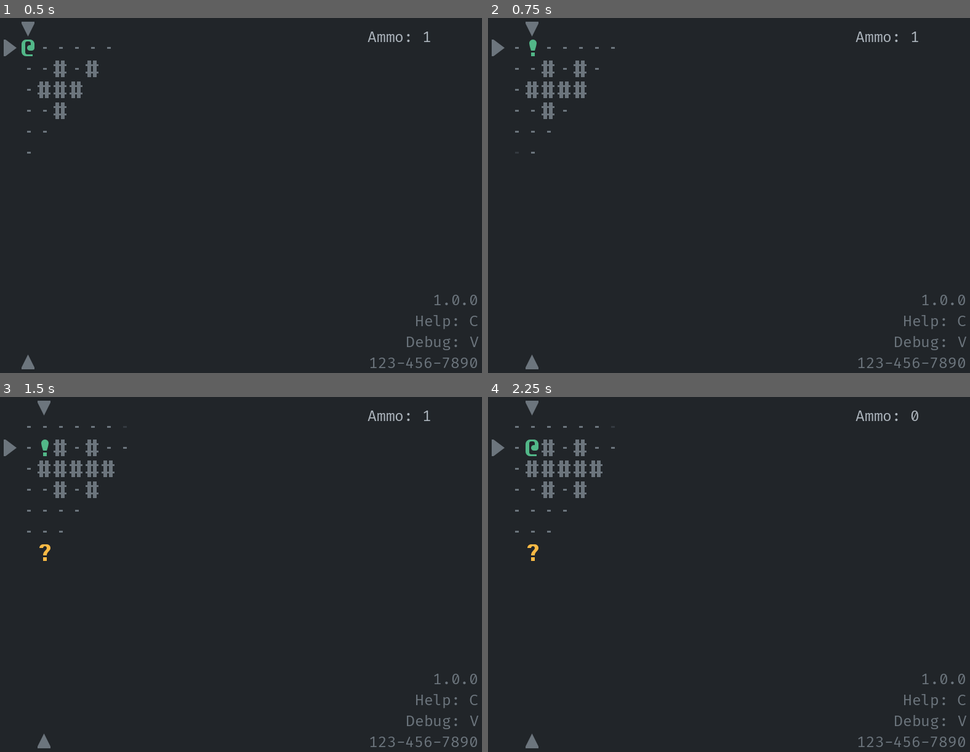
Above: before the commit, frames 1-4 (two rows, left to right).
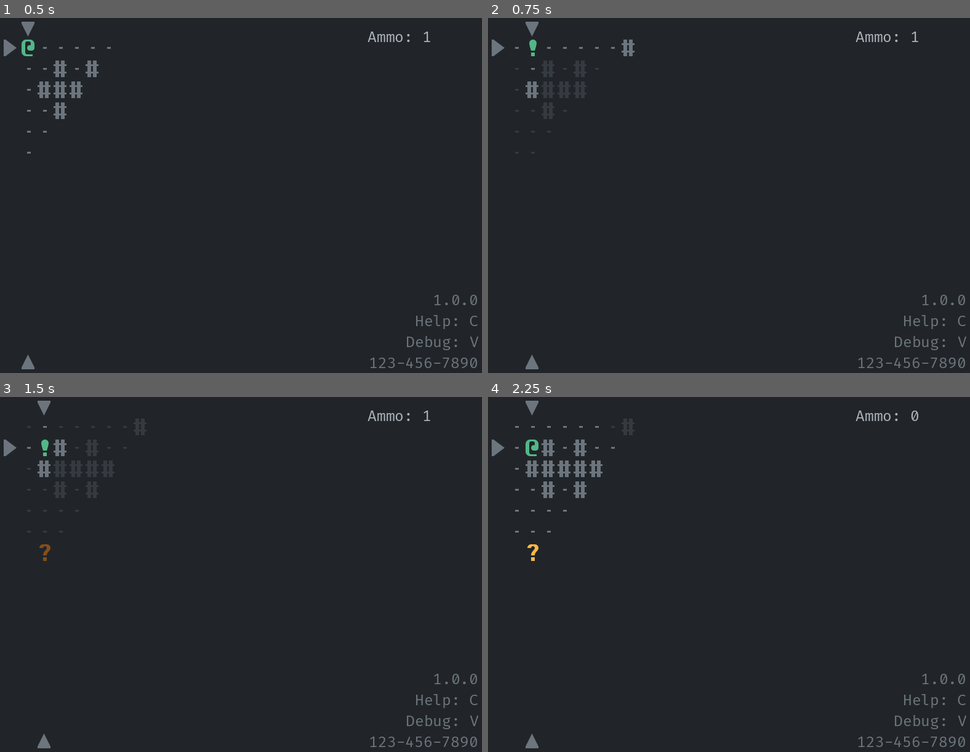
Above: after the commit, the same moments.

Repository: Bozar/godot-4-roguelike-tutorial
Game: Godot game, scene res://scene/main/main_screen.tscn
The game is run twice, just before and just after one commit, with the same random seed, the same clock (stepped at 60 frames per second) and the same inputs.
Inputs:
- Up to frame 1 (0.5 s): no input
- Up to frame 2 (0.75 s): tap Enter at 0.5 s; hold D (move_right) from 0.53 s (still down); tap Space (aim) at 0.6 s
- Up to frame 3 (1.5 s): tap Space (aim) at 1.25, 1.35 s; release D (move_right) at 1.28 s; hold S (move_down) from 1.28 s (still down)
- Up to frame 4 (2.25 s): tap Enter at 2 s; release S (move_down) at 2.03 s; hold D (move_right) from 2.03 s (still down); tap Space (aim) at 2.1 s

Frame 1 is identical in both runs. In frame 2, 0.6% of the frame differs, in the area x 5-31%, y 6-39%; in frame 3, 0.7%, in the area x 5-27%, y 8-47%; in frame 4, less than 0.1%.

Commit message:
Implement CrossFov.

Diff:
--- a/library/cast_ray.gd
+++ b/library/cast_ray.gd
@@ -5,21 +5,12 @@
 # is_obstacle_args: Array) -> bool
 static func get_coords(source_coord: Vector2i, target_coord: Vector2i,
         is_obstacle: Callable, is_obstacle_args: Array) -> Array:
-    var direction: Vector2i
+    var direction: Vector2i = ConvertCoord.get_direction(source_coord,
+            target_coord)
     var ray_coords: Array = []
     var this_coord: Vector2i
 
-    if source_coord.x == target_coord.x:
-        if source_coord.y > target_coord.y:
-            direction = Vector2i.UP
-        elif source_coord.y < target_coord.y:
-            direction = Vector2i.DOWN
-    elif source_coord.y == target_coord.y:
-        if source_coord.x > target_coord.x:
-            direction = Vector2i.LEFT
-        elif source_coord.x < target_coord.x:
-            direction = Vector2i.RIGHT
-    else:
+    if direction == Vector2i.ZERO:
         push_error("Invalid coords: %s, %s" % [source_coord, target_coord])
         return ray_coords
 
--- a/library/convert_coord.gd
+++ b/library/convert_coord.gd
@@ -27,3 +27,17 @@
 static func is_in_range(this_coord: Vector2i, that_coord: Vector2i,
         max_range: int) -> bool:
     return get_range(this_coord, that_coord) <= max_range
+
+
+static func get_direction(from_coord: Vector2i, to_coord: Vector2i) -> Vector2i:
+    if from_coord.x == to_coord.x:
+        if to_coord.y < from_coord.y:
+            return Vector2i.UP
+        elif to_coord.y > from_coord.y:
+            return Vector2i.DOWN
+    elif from_coord.y == to_coord.y:
+        if to_coord.x > from_coord.x:
+            return Vector2i.RIGHT
+        elif to_coord.x < from_coord.x:
+            return Vector2i.LEFT
+    return Vector2i.ZERO
--- /dev/null
+++ b/library/cross_fov.gd
@@ -0,0 +1,95 @@
+class_name CrossFov
+
+
+# _set_fov_value(coord: Vector2i, fov_map: Dictionary, fov_flag: int,
+#       is_truthy: bool) -> void
+# is_obstacle(from_coord: Vector2i, to_coord: Vector2i, opt_args: Array) -> bool
+static func get_fov_map(source: Vector2i, out_fov_map: Dictionary,
+        set_fov_value: Callable, is_obstacle: Callable, is_obstacle_args: Array,
+        fov_data: FovData) -> void:
+
+    fov_data.min_y = _get_end_point(source, Vector2i.UP,
+            is_obstacle, is_obstacle_args).y
+    fov_data.min_x = _get_end_point(source, Vector2i.LEFT,
+            is_obstacle, is_obstacle_args).x
+
+    fov_data.max_y = _get_end_point(source, Vector2i.DOWN,
+            is_obstacle, is_obstacle_args).y
+    fov_data.max_x = _get_end_point(source, Vector2i.RIGHT,
+            is_obstacle, is_obstacle_args).x
+
+    _set_fov_map(source, out_fov_map, set_fov_value, fov_data)
+
+
+static func _get_end_point(source: Vector2i, direction: Vector2i,
+        is_obstacle: Callable, is_obstacle_args: Array) -> Vector2i:
+    var coords: Array
+
+    coords = CastRay.get_coords(source, source + direction, is_obstacle,
+            is_obstacle_args)
+    coords = CastRay.trim_coords(coords, true, false)
+    if coords.is_empty():
+        return source
+    return coords.pop_back()
+
+
+static func _set_fov_map(source: Vector2i, out_fov_map: Dictionary,
+        set_fov_value: Callable, fov_data: FovData) -> void:
+    var coord: Vector2i = Vector2i(0, 0)
+
+    for x: int in range(0, DungeonSize.MAX_X):
+        for y: int in range(0, DungeonSize.MAX_Y):
+            coord.x = x
+            coord.y = y
+            if (x >= source.x - fov_data.half_width) \
+                    and (x <= source.x + fov_data.half_width) \
+                    and (y >= fov_data.min_y) and (y <= fov_data.max_y):
+                set_fov_value.call(coord, out_fov_map, PcFov.IS_IN_SIGHT_FLAG,
+                        true)
+            elif (y >= source.y - fov_data.half_width) \
+                    and (y <= source.y + fov_data.half_width) \
+                    and (x >= fov_data.min_x) and (x <= fov_data.max_x):
+                set_fov_value.call(coord, out_fov_map, PcFov.IS_IN_SIGHT_FLAG,
+                        true)
+            else:
+                set_fov_value.call(coord, out_fov_map, PcFov.IS_IN_SIGHT_FLAG,
+                        false)
+
+
+class FovData:
+    var half_width: int:
+        get:
+            return _half_width
+    var up: int:
+        get:
+            return _up
+    var down: int:
+        get:
+            return _down
+    var left: int:
+        get:
+            return _left
+    var right: int:
+        get:
+            return _right
+
+    var min_x: int
+    var max_x: int
+    var min_y: int
+    var max_y: int
+
+
+    var _half_width: int
+    var _up: int
+    var _down: int
+    var _left: int
+    var _right: int
+
+
+    func _init(half_width_: int, up_: int, right_: int, down_: int,
+            left_: int) -> void:
+        _half_width = half_width_
+        _up = up_
+        _right = right_
+        _down = down_
+        _left = left_
--- a/library/game_data.gd
+++ b/library/game_data.gd
@@ -8,3 +8,5 @@
 const HIT_BACK: int = 1
 
 const PC_SIGHT_RANGE: int = 5
+const PC_AIM_RANGE: int = 7
+const CROSS_FOV_WIDTH: int = 0
--- a/scene/main/pc_action.gd
+++ b/scene/main/pc_action.gd
@@ -34,7 +34,7 @@
 func _on_Schedule_turn_started(sprite: Sprite2D) -> void:
     if not sprite.is_in_group(SubTag.PC):
         return
-    _ref_PcFov.render_fov(_pc)
+    _ref_PcFov.render_fov(_pc, _game_mode)
 
 
 func _on_PlayerInput_action_pressed(input_tag: StringName) -> void:
@@ -43,6 +43,7 @@
     match input_tag:
         InputTag.AIM:
             _game_mode = _aim(_pc, _ammo, _game_mode)
+            _ref_PcFov.render_fov(_pc, _game_mode)
             return
         InputTag.MOVE_LEFT:
             coord = Vector2i.LEFT
--- a/scene/main/pc_fov.gd
+++ b/scene/main/pc_fov.gd
@@ -16,21 +16,33 @@
 
 
 var _fov_map: Dictionary
+var _cross_fov_data: CrossFov.FovData
 
 
 func _ready() -> void:
     _fov_map = Map2D.init_map(DEFAULT_FOV_FLAG)
+    _cross_fov_data = CrossFov.FovData.new(
+        GameData.CROSS_FOV_WIDTH,
+        GameData.PC_AIM_RANGE,
+        GameData.PC_AIM_RANGE,
+        GameData.PC_AIM_RANGE,
+        GameData.PC_AIM_RANGE,
+    )
 
 
-func render_fov(pc: Sprite2D) -> void:
+func render_fov(pc: Sprite2D, game_mode: int) -> void:
     if NO_FOV:
         return
 
     var pc_coord: Vector2i = ConvertCoord.get_coord(pc)
     var this_coord: Vector2i = Vector2i(0, 0)
 
-    DiamondFov.get_fov_map(pc_coord, _fov_map, _set_fov_value,
-            GameData.PC_SIGHT_RANGE)
+    if game_mode == PcAction.AIM_MODE:
+        CrossFov.get_fov_map(pc_coord, _fov_map, _set_fov_value,
+                _block_cross_fov_ray, [_cross_fov_data], _cross_fov_data)
+    else:
+        DiamondFov.get_fov_map(pc_coord, _fov_map, _set_fov_value,
+                GameData.PC_SIGHT_RANGE)
 
     for x: int in range(0, DungeonSize.MAX_X):
         for y: int in range(DungeonSize.MAX_Y):
@@ -118,3 +130,32 @@
 
 func _sort_by_z_index(this: Sprite2D, that: Sprite2D) -> bool:
     return this.z_index < that.z_index
+
+
+func _block_cross_fov_ray(from_coord: Vector2i, to_coord: Vector2i,
+        args: Array) -> bool:
+    var fov_data: CrossFov.FovData = args[0]
+    var direction: Vector2i = ConvertCoord.get_direction(from_coord, to_coord)
+    var max_range: int
+
+    match direction:
+        Vector2i.UP:
+            max_range = fov_data.up
+        Vector2i.RIGHT:
+            max_range = fov_data.right
+        Vector2i.DOWN:
+            max_range = fov_data.down
+        Vector2i.LEFT:
+            max_range = fov_data.left
+        _:
+            return true
+    if ConvertCoord.get_range(from_coord, to_coord) > max_range:
+        return true
+    return _is_obstacle(to_coord)
+
+
+func _is_obstacle(coord: Vector2i) -> bool:
+    if DungeonSize.is_in_dungeon(coord):
+        return SpriteState.has_building_at_coord(coord) \
+                or SpriteState.has_actor_at_coord(coord)
+    return true
